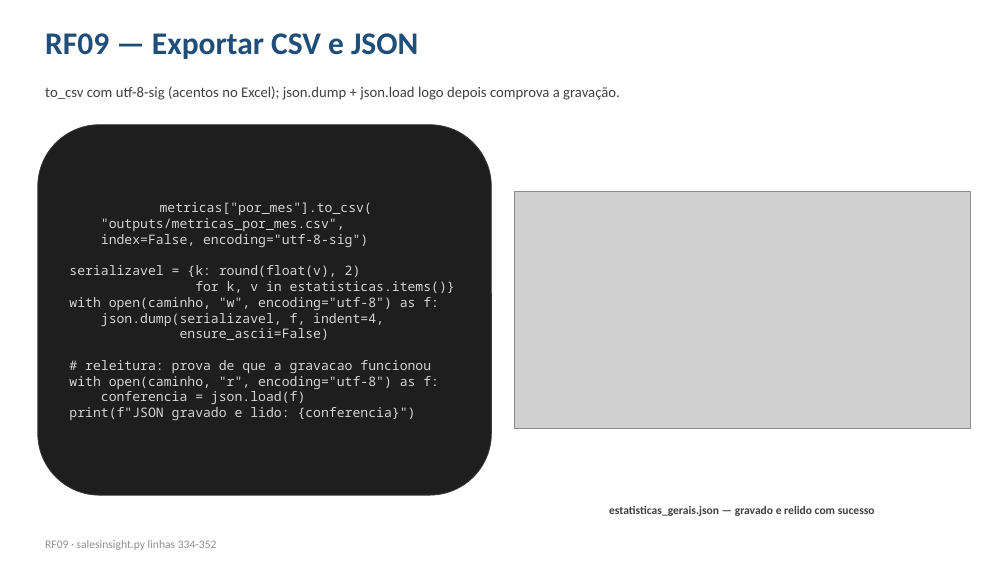
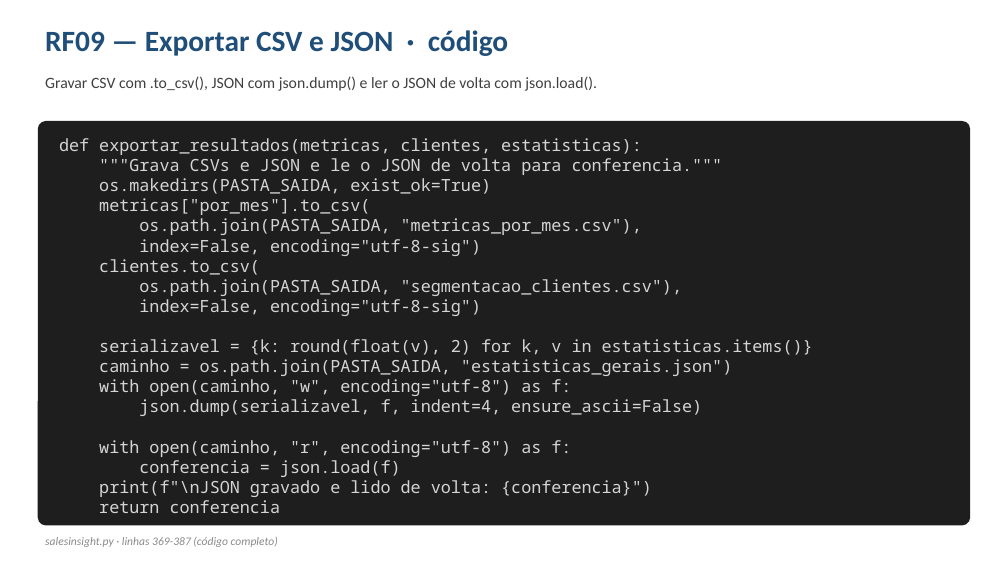
Before and after one commit to petersongardin/SalesInsight-PY, a slide deck: slide 28 of SalesInsight_PY.pptx (slide 14 before the commit). Drawn at 1008x567 pixels with LibreOffice and Linux fonts; fonts in the diff are those of the drawing; grey boxes stand for pictures. Boxes give left, top, right and bottom in pixels: in the first picture for what was removed or moved away, otherwise in the second. Text is boxed around its words. In the diff, an @@ line names an element or a change of style, - is before the commit and + after.

```diff
--- a/SalesInsight_PY.pptx
+++ b/SalesInsight_PY.pptx
@@ text at <box>45,30,508,56</box>: text changed; size 30 to 28 pt @@
-RF09 — Exportar CSV e JSON
+RF09 — Exportar CSV e JSON · código
@@ text at <box>45,76,597,91</box>: text changed; size 14 to 15 pt @@
-to_csv com utf-8-sig (acentos no Excel); json.dump + json.load logo depois comprova a gravação.
+Gravar CSV com .to_csv(), JSON com json.dump() e ler o JSON de volta com json.load().
@@ rounded rectangle "def exportar_resultados(metricas, clientes, estatisticas):": place and size @@
-rounded rectangle "def exportar_resultados(metricas, clientes, estatisticas):" at <box>38,125,492,495</box>
+rounded rectangle "def exportar_resultados(metricas, clientes, estatisticas):" at <box>38,121,970,526</box>
@@ rounded rectangle "def exportar_resultados(metricas, clientes, estatisticas):" at <box>38,121,970,526</box>: vertical alignment middle to top; outline #3A3A3A 0.75 pt to none; proportions changed @@
@@ text in rounded rectangle at <box>59,138,723,194</box>: paragraphs added @@
+def exportar_resultados(metricas, clientes, estatisticas):
+"""Grava CSVs e JSON e le o JSON de volta para conferencia."""
+os.makedirs(PASTA_SAIDA, exist_ok=True)
@@ text in rounded rectangle at <box>99,198,571,477</box>: size 12.5 to 15.9 pt in "metricas["por_mes"].to_csv(", "index=False, encoding="utf-8-sig")", "with open(caminho, "w", encoding="utf-8") as f:", "with open(caminho, "r", encoding="utf-8") as f:" and 1 more places; alignment centre to left @@
@@ picture removed at <box>514,191,970,428</box> @@
@@ text in rounded rectangle at <box>139,218,642,235</box>: text changed; size 12.5 to 15.9 pt @@
-"outputs/metricas_por_mes.csv",
+os.path.join(PASTA_SAIDA, "metricas_por_mes.csv"),
@@ text in rounded rectangle at <box>99,259,813,376</box>: text changed; size 12.5 to 15.9 pt @@
-serializavel = {k: round(float(v), 2)
-for k, v in estatisticas.items()}
+clientes.to_csv(
+os.path.join(PASTA_SAIDA, "segmentacao_clientes.csv"),
+index=False, encoding="utf-8-sig")
+serializavel = {k: round(float(v), 2) for k, v in estatisticas.items()}
+caminho = os.path.join(PASTA_SAIDA, "estatisticas_gerais.json")
@@ text in rounded rectangle at <box>139,399,702,416</box>: text changed; size 12.5 to 15.9 pt @@
-json.dump(serializavel, f, indent=4,
-ensure_ascii=False)
-# releitura: prova de que a gravacao funcionou
+json.dump(serializavel, f, indent=4, ensure_ascii=False)
@@ text in rounded rectangle at <box>99,480,652,513</box>: text changed; size 12.5 to 15.9 pt @@
-print(f"JSON gravado e lido: {conferencia}")
+print(f"\nJSON gravado e lido de volta: {conferencia}")
+return conferencia
@@ text removed at <box>609,506,875,516</box> @@
-estatisticas_gerais.json — gravado e relido com sucesso
@@ text at <box>45,537,278,547</box>: text changed; text colour #909090 to #8A8A8A; italic on @@
-RF09 · salesinsight.py linhas 334-352
+salesinsight.py · linhas 369-387 (código completo)
```
Also in this commit, not shown: 18 other slides changed, 19 slides added, 2 slides removed, 15 other files.
